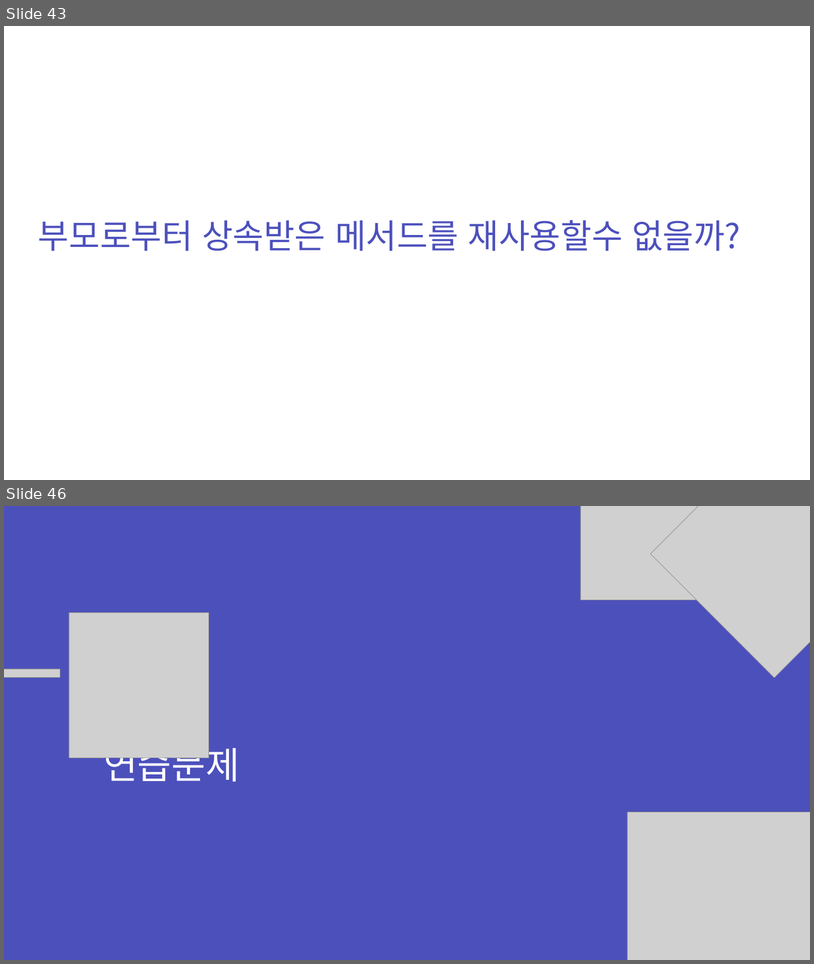
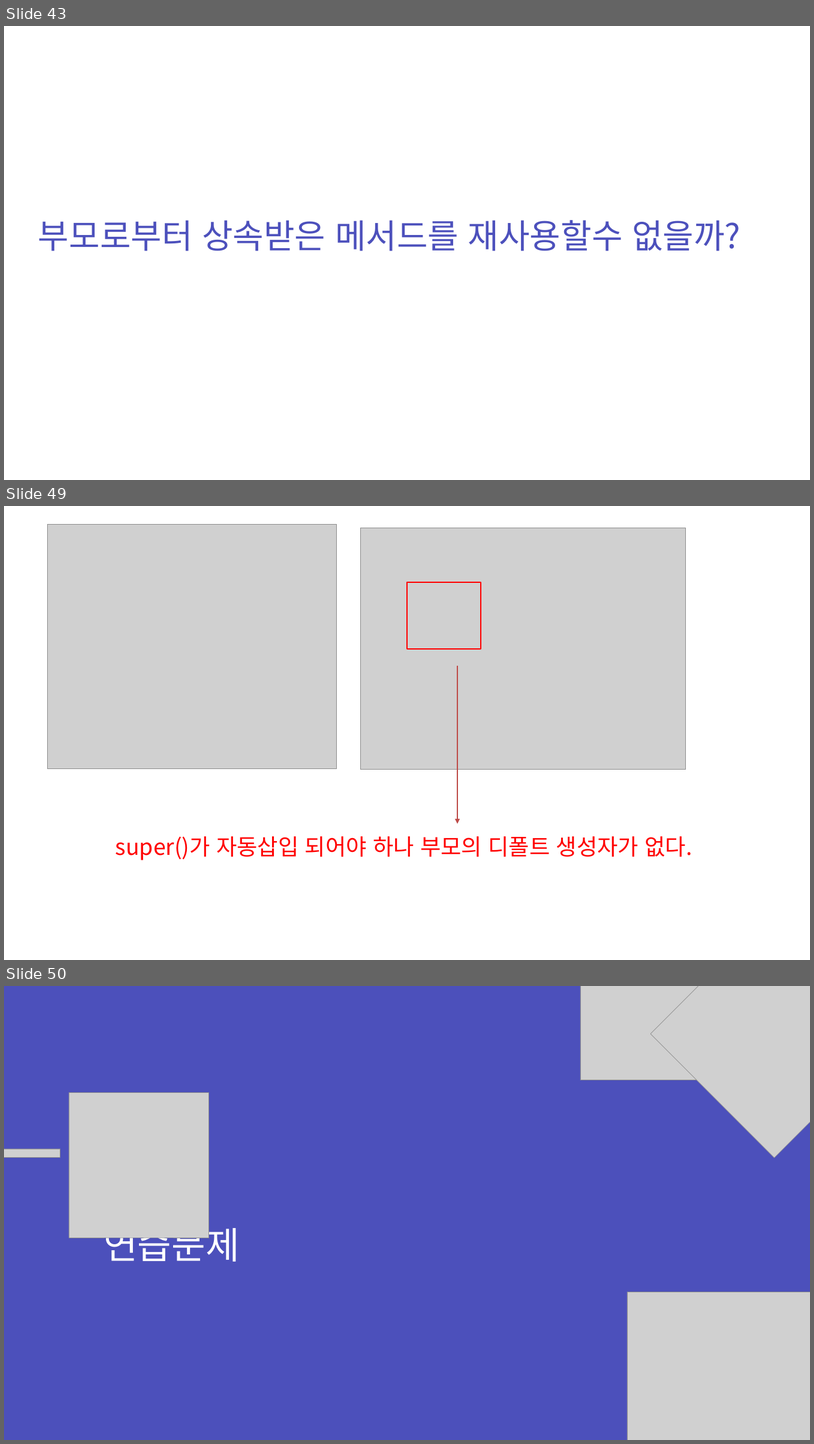
Before and after one commit to zest132/JavaLecture, a slide deck: JavaLecture/LectureFile/java 9강.pptx. Shown one above the other, each under a label of ours: slides 43 and 46 before the commit, slides 43, 49 and 50 after it; the slides between them are not shown. The pictures are 814x964 and 814x1444 pixels, drawn with LibreOffice and Linux fonts; fonts in the diff are those of the drawing; grey boxes stand for pictures. Boxes give left, top, right and bottom in pixels: in the first picture for what was removed or moved away, otherwise in the second. Text is boxed around its words. In the diff, an @@ line names an element or a change of style, - is before the commit and + after.

```diff
--- a/JavaLecture/LectureFile/java 9강.pptx
+++ b/JavaLecture/LectureFile/java 9강.pptx
@@ slide 49 added at [4, 506, 810, 960], background #FFFFFF @@
@@ picture added at [48, 525, 336, 768] @@
@@ picture added at [360, 528, 686, 769] @@
@@ rectangle added at [407, 582, 481, 649], outline #FF0000 2 pt @@
@@ arrow added from (458, 666) to (458, 824), #BF4C48 3 pt @@
@@ text added at [116, 836, 693, 860], 40 pt, text #FF0000 @@
+super()가 자동삽입 되어야 하나 부모의 디폴트 생성자가 없다.
@@ what was slide 46 is now slide 50 @@
```
Also in this commit, not shown: 2 slides changed, 7 other slides added, 4 slides removed, 3 other files.
